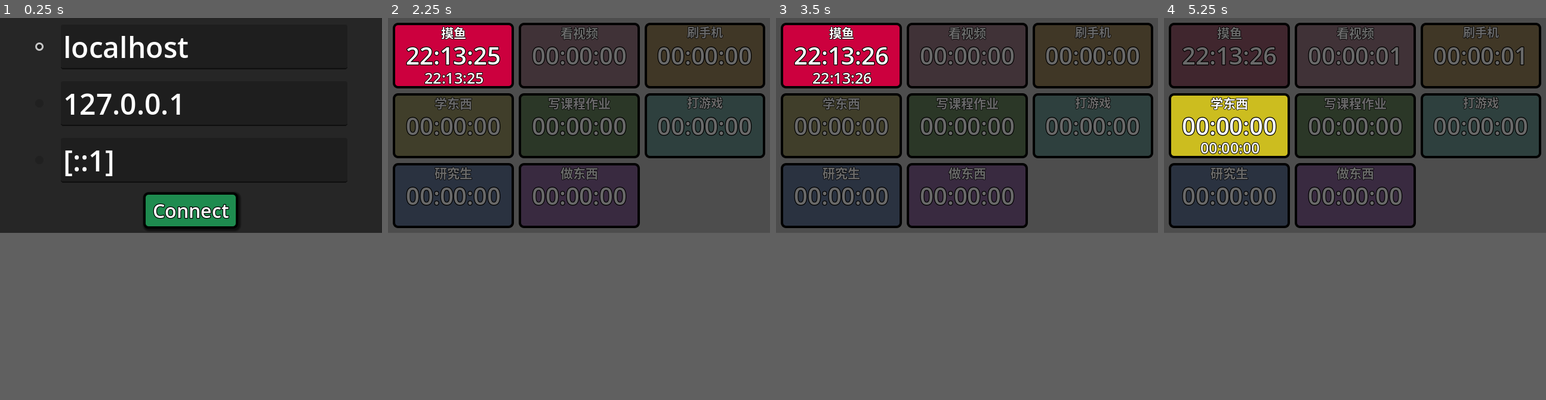
Above: before the commit, frames 1-4 (left to right).
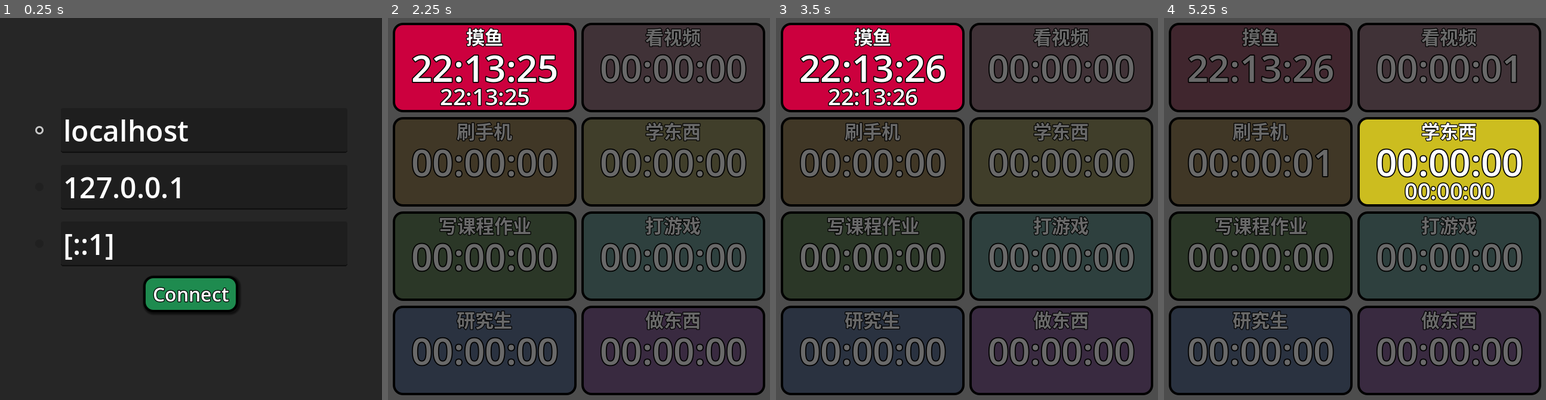
Above: after the commit, the same moments.

Repository: febilly/timer
Game: Godot game, scene res://server_address_input.tscn
The game is run twice, just before and just after one commit, with the same random seed, the same clock (stepped at 60 frames per second) and the same inputs.
Inputs (mouse positions are in pixels of both pictures, inside the frame that each line leads up to; where the layout moved, square brackets give the same spot in the first picture):
- Up to frame 1 (0.25 s): no input
- Up to frame 2 (2.25 s): tap Enter at 0.5 s; click (433, 48) at 1.27 s; click "Connect" at 2 s
- Up to frame 3 (3.5 s): click (871, 44) [840, 56] at 2.75 s
- Up to frame 4 (5.25 s): click (1450, 44) [1355, 56] at 3.5 s; click (1259, 98) [1481, 56] at 4.25 s; click (1450, 98) [1228, 124] at 5 s
In our replay, the window is 640x360 before the commit and 640x640 after it. These sizes can differ from the game's own. Grey fills any space a smaller window leaves; there, only what the larger window draws over its background counts as a difference.

The runs differ from the first frame. In frame 1, 7.8% of the frame differs, in the area x 9-63%, y 4-78%; in frame 2, 57%; in frame 3, 57%; in frame 4, 60%, in the area x 0-100%, y 1-100%.

Commit message:
更改了一些样式，让按钮更圆角了；把基础分辨率改为640x640；缩放模式改为canvas_item

Diff:
--- a/button.tres
+++ b/button.tres
@@ -7,8 +7,8 @@
 border_width_right = 4
 border_width_bottom = 4
 border_color = Color(0, 0, 0, 1)
-corner_radius_top_left = 8
-corner_radius_top_right = 8
-corner_radius_bottom_right = 8
-corner_radius_bottom_left = 8
+corner_radius_top_left = 16
+corner_radius_top_right = 16
+corner_radius_bottom_right = 16
+corner_radius_bottom_left = 16
 shadow_offset = Vector2(2, 2)
--- a/hud_button.tres
+++ b/hud_button.tres
@@ -7,10 +7,10 @@
 border_width_right = 4
 border_width_bottom = 4
 border_color = Color(0, 0, 0, 1)
-corner_radius_top_left = 8
-corner_radius_top_right = 8
-corner_radius_bottom_right = 8
-corner_radius_bottom_left = 8
+corner_radius_top_left = 16
+corner_radius_top_right = 16
+corner_radius_bottom_right = 16
+corner_radius_bottom_left = 16
 expand_margin_left = 20.0
 expand_margin_top = 4.0
 expand_margin_right = 20.0
--- a/project.godot
+++ b/project.godot
@@ -24,7 +24,8 @@
 [display]
 
 window/size/viewport_width=640
-window/size/viewport_height=360
+window/size/viewport_height=640
+window/stretch/mode="canvas_items"
 window/stretch/aspect="expand"
 window/handheld/orientation=6
 
--- a/theme.tres
+++ b/theme.tres
@@ -7,10 +7,10 @@
 border_width_right = 4
 border_width_bottom = 4
 border_color = Color(0, 0, 0, 1)
-corner_radius_top_left = 8
-corner_radius_top_right = 8
-corner_radius_bottom_right = 8
-corner_radius_bottom_left = 8
+corner_radius_top_left = 16
+corner_radius_top_right = 16
+corner_radius_bottom_right = 16
+corner_radius_bottom_left = 16
 expand_margin_left = 12.0
 expand_margin_top = 4.0
 expand_margin_right = 12.0
@@ -25,10 +25,10 @@
 border_width_right = 4
 border_width_bottom = 4
 border_color = Color(0, 0, 0, 1)
-corner_radius_top_left = 8
-corner_radius_top_right = 8
-corner_radius_bottom_right = 8
-corner_radius_bottom_left = 8
+corner_radius_top_left = 16
+corner_radius_top_right = 16
+corner_radius_bottom_right = 16
+corner_radius_bottom_left = 16
 expand_margin_left = 12.0
 expand_margin_top = 4.0
 expand_margin_right = 12.0
@@ -43,10 +43,10 @@
 border_width_right = 4
 border_width_bottom = 4
 border_color = Color(0, 0, 0, 1)
-corner_radius_top_left = 8
-corner_radius_top_right = 8
-corner_radius_bottom_right = 8
-corner_radius_bottom_left = 8
+corner_radius_top_left = 16
+corner_radius_top_right = 16
+corner_radius_bottom_right = 16
+corner_radius_bottom_left = 16
 expand_margin_left = 12.0
 expand_margin_top = 4.0
 expand_margin_right = 12.0
@@ -61,10 +61,10 @@
 border_width_right = 4
 border_width_bottom = 4
 border_color = Color(0, 0, 0, 1)
-corner_radius_top_left = 8
-corner_radius_top_right = 8
-corner_radius_bottom_right = 8
-corner_radius_bottom_left = 8
+corner_radius_top_left = 16
+corner_radius_top_right = 16
+corner_radius_bottom_right = 16
+corner_radius_bottom_left = 16
 expand_margin_left = 12.0
 expand_margin_top = 4.0
 expand_margin_right = 12.0
@@ -79,10 +79,10 @@
 border_width_right = 4
 border_width_bottom = 4
 border_color = Color(0, 0, 0, 1)
-corner_radius_top_left = 8
-corner_radius_top_right = 8
-corner_radius_bottom_right = 8
-corner_radius_bottom_left = 8
+corner_radius_top_left = 16
+corner_radius_top_right = 16
+corner_radius_bottom_right = 16
+corner_radius_bottom_left = 16
 expand_margin_left = 12.0
 expand_margin_top = 4.0
 expand_margin_right = 12.0
@@ -97,10 +97,10 @@
 border_width_right = 4
 border_width_bottom = 4
 border_color = Color(0, 0, 0, 1)
-corner_radius_top_left = 8
-corner_radius_top_right = 8
-corner_radius_bottom_right = 8
-corner_radius_bottom_left = 8
+corner_radius_top_left = 16
+corner_radius_top_right = 16
+corner_radius_bottom_right = 16
+corner_radius_bottom_left = 16
 expand_margin_left = 12.0
 expand_margin_top = 4.0
 expand_margin_right = 12.0
@@ -115,10 +115,10 @@
 border_width_right = 4
 border_width_bottom = 4
 border_color = Color(0, 0, 0, 1)
-corner_radius_top_left = 8
-corner_radius_top_right = 8
-corner_radius_bottom_right = 8
-corner_radius_bottom_left = 8
+corner_radius_top_left = 16
+corner_radius_top_right = 16
+corner_radius_bottom_right = 16
+corner_radius_bottom_left = 16
 expand_margin_left = 12.0
 expand_margin_top = 4.0
 expand_margin_right = 12.0
@@ -145,10 +145,10 @@
 border_width_right = 4
 border_width_bottom = 4
 border_color = Color(0, 0, 0, 1)
-corner_radius_top_left = 8
-corner_radius_top_right = 8
-corner_radius_bottom_right = 8
-corner_radius_bottom_left = 8
+corner_radius_top_left = 16
+corner_radius_top_right = 16
+corner_radius_bottom_right = 16
+corner_radius_bottom_left = 16
 expand_margin_left = 12.0
 expand_margin_top = 4.0
 expand_margin_right = 12.0
@@ -163,10 +163,10 @@
 border_width_right = 4
 border_width_bottom = 4
 border_color = Color(0, 0, 0, 1)
-corner_radius_top_left = 8
-corner_radius_top_right = 8
-corner_radius_bottom_right = 8
-corner_radius_bottom_left = 8
+corner_radius_top_left = 16
+corner_radius_top_right = 16
+corner_radius_bottom_right = 16
+corner_radius_bottom_left = 16
 expand_margin_left = 12.0
 expand_margin_top = 4.0
 expand_margin_right = 12.0
@@ -181,10 +181,10 @@
 border_width_right = 4
 border_width_bottom = 4
 border_color = Color(0, 0, 0, 1)
-corner_radius_top_left = 8
-corner_radius_top_right = 8
-corner_radius_bottom_right = 8
-corner_radius_bottom_left = 8
+corner_radius_top_left = 16
+corner_radius_top_right = 16
+corner_radius_bottom_right = 16
+corner_radius_bottom_left = 16
 expand_margin_left = 12.0
 expand_margin_top = 4.0
 expand_margin_right = 12.0
@@ -199,10 +199,10 @@
 border_width_right = 4
 border_width_bottom = 4
 border_color = Color(0, 0, 0, 1)
-corner_radius_top_left = 8
-corner_radius_top_right = 8
-corner_radius_bottom_right = 8
-corner_radius_bottom_left = 8
+corner_radius_top_left = 16
+corner_radius_top_right = 16
+corner_radius_bottom_right = 16
+corner_radius_bottom_left = 16
 expand_margin_left = 12.0
 expand_margin_top = 4.0
 expand_margin_right = 12.0
@@ -217,10 +217,10 @@
 border_width_right = 4
 border_width_bottom = 4
 border_color = Color(0, 0, 0, 1)
-corner_radius_top_left = 8
-corner_radius_top_right = 8
-corner_radius_bottom_right = 8
-corner_radius_bottom_left = 8
+corner_radius_top_left = 16
+corner_radius_top_right = 16
+corner_radius_bottom_right = 16
+corner_radius_bottom_left = 16
 shadow_offset = Vector2(2, 2)
 
 [sub_resource type="StyleBoxFlat" id="StyleBoxFlat_tstpu"]
@@ -242,10 +242,10 @@
 border_width_right = 4
 border_width_bottom = 4
 border_color = Color(0, 0, 0, 1)
-corner_radius_top_left = 8
-corner_radius_top_right = 8
-corner_radius_bottom_right = 8
-corner_radius_bottom_left = 8
+corner_radius_top_left = 16
+corner_radius_top_right = 16
+corner_radius_bottom_right = 16
+corner_radius_bottom_left = 16
 expand_margin_left = 4.0
 expand_margin_top = 4.0
 expand_margin_right = 4.0
@@ -260,10 +260,10 @@
 border_width_right = 4
 border_width_bottom = 4
 border_color = Color(1, 1, 1, 1)
-corner_radius_top_left = 8
-corner_radius_top_right = 8
-corner_radius_bottom_right = 8
-corner_radius_bottom_left = 8
+corner_radius_top_left = 16
+corner_radius_top_right = 16
+corner_radius_bottom_right = 16
+corner_radius_bottom_left = 16
 expand_margin_left = 8.0
 expand_margin_top = 8.0
 expand_margin_right = 8.0
Not shown: 1 places in hud_button.tres that only renumber resources
Not shown: 1 places in main.tscn that only renumber resources
